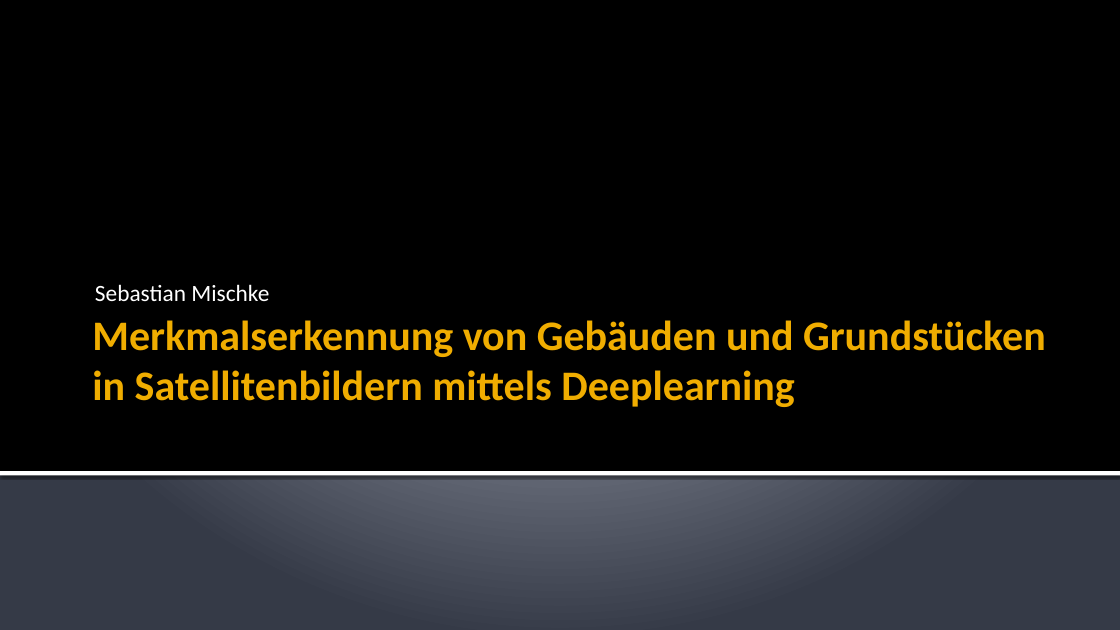
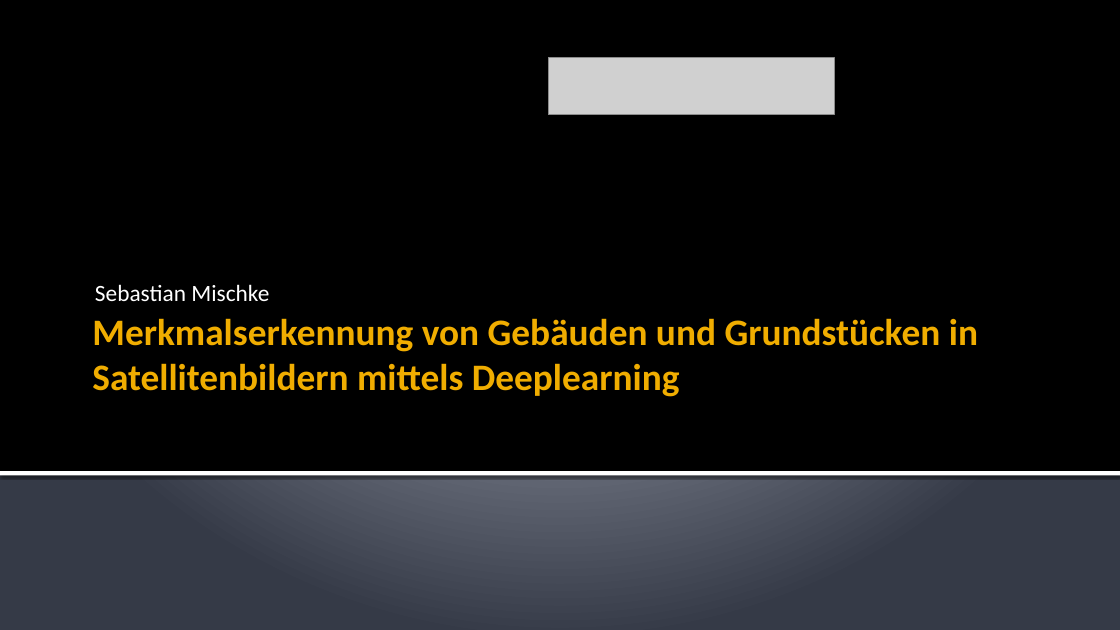
Before and after one commit to Saritus/bachelor-thesis, a slide deck: slide 1 of docs/verteidigung/Verteidigung.pptx. Drawn at 1120x630 pixels with LibreOffice and Linux fonts; fonts in the diff are those of the drawing; grey boxes stand for pictures. Boxes give left, top, right and bottom in pixels: in the first picture for what was removed or moved away, otherwise in the second. Text is boxed around its words. In the diff, an @@ line names an element or a change of style, - is before the commit and + after.

```diff
--- a/docs/verteidigung/Verteidigung.pptx
+++ b/docs/verteidigung/Verteidigung.pptx
@@ picture added at (549, 57, 834, 114) @@
@@ title "Merkmalserkennung von Gebäuden und Grundstücken ..." at (92, 318, 978, 397): size 36 to 32 pt @@
```
Also in this commit, not shown: 9 slides added, 1 slide removed.
